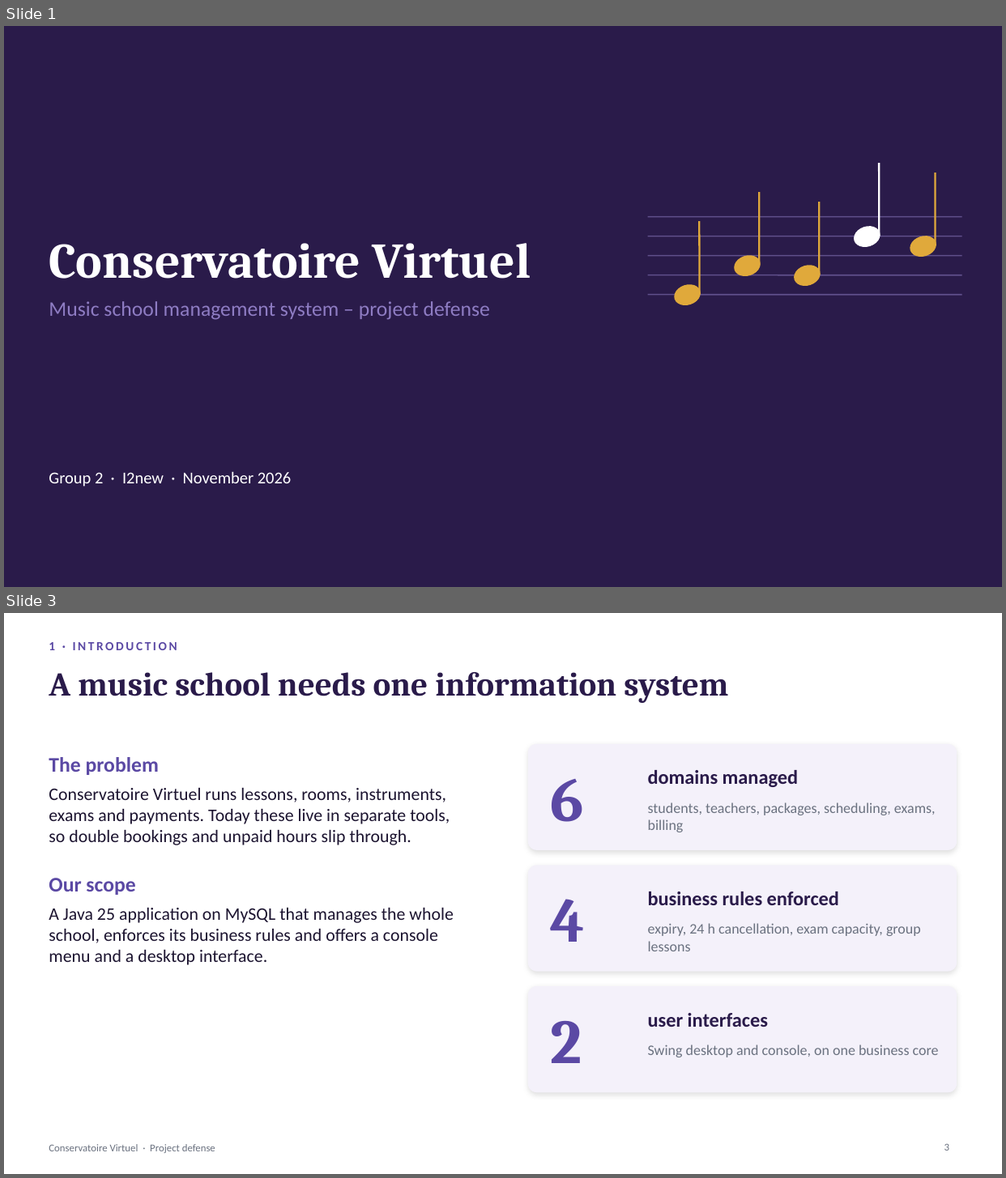
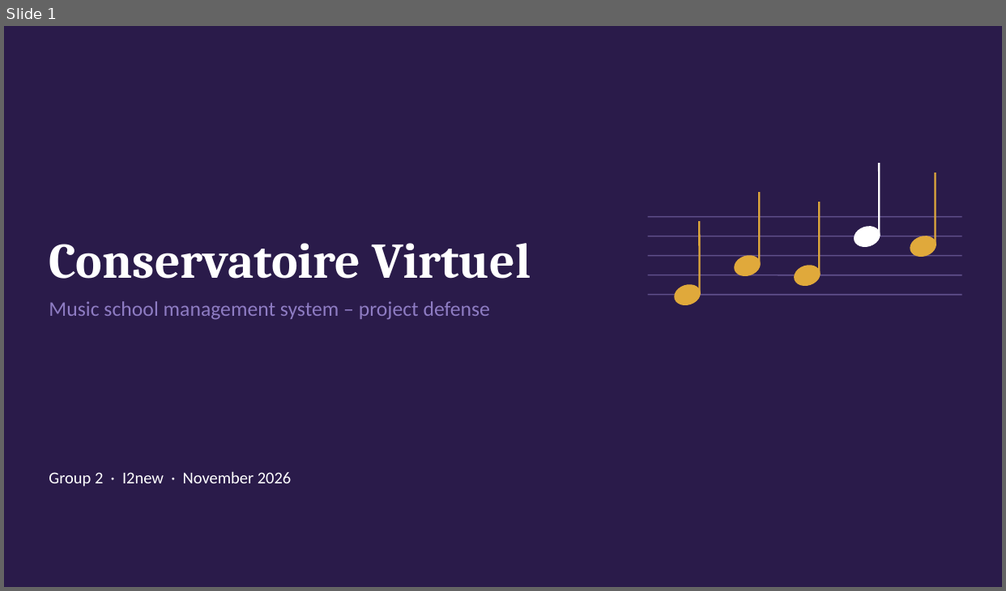
Before and after one commit to sims-yann/Conservatore_Virtuel, a slide deck: Conservatoire-Virtuel-Defense.pptx. Shown one above the other, each under a label of ours: slides 1 and 3 before the commit, slide 1 after it; the slides between them are not shown. The pictures are 1006x1178 and 1006x591 pixels, drawn with LibreOffice and Linux fonts; fonts in the diff are those of the drawing. Boxes give left, top, right and bottom in pixels: in the first picture for what was removed or moved away, otherwise in the second. Text is boxed around its words. In the diff, an @@ line names an element or a change of style, - is before the commit and + after.

```diff
--- a/Conservatoire-Virtuel-Defense.pptx
+++ b/Conservatoire-Virtuel-Defense.pptx
@@ slide 3 removed at <box>4,613,1002,1174</box>, background #FFFFFF @@
@@ text removed at <box>49,642,177,650</box> @@
-1 · INTRODUCTION
@@ title removed at <box>49,672,728,703</box> @@
-A music school needs one information system
@@ text removed at <box>49,757,453,965</box> @@
-The problem
-Conservatoire Virtuel runs lessons, rooms, instruments, exams and payments. Today these live in separate tools, so double bookings and unpaid hours slip through.
-Our scope
-A Java 25 application on MySQL that manages the whole school, enforces its business rules and offers a console menu and a desktop interface.
@@ rounded rectangle removed at <box>528,744,957,850</box> @@
@@ text removed at <box>550,779,583,822</box> @@
-6
@@ text removed at <box>648,770,798,787</box> @@
-domains managed
@@ text removed at <box>648,803,936,833</box> @@
-students, teachers, packages, scheduling, exams, billing
@@ rounded rectangle removed at <box>528,865,957,972</box> @@
@@ text removed at <box>550,899,585,942</box> @@
-4
@@ text removed at <box>648,892,839,905</box> @@
-business rules enforced
@@ text removed at <box>648,923,921,952</box> @@
-expiry, 24 h cancellation, exam capacity, group lessons
@@ rounded rectangle removed at <box>528,986,957,1093</box> @@
@@ text removed at <box>550,1021,582,1063</box> @@
-2
@@ text removed at <box>648,1013,768,1027</box> @@
-user interfaces
@@ text removed at <box>648,1045,939,1058</box> @@
-Swing desktop and console, on one business core
@@ text removed at <box>49,1144,215,1153</box> @@
-Conservatoire Virtuel · Project defense
@@ page number removed at <box>944,1144,949,1151</box> @@
-3
```
Also in this commit, not shown: 3 slides changed, 9 slides added, 12 other slides removed, 1 other file.
